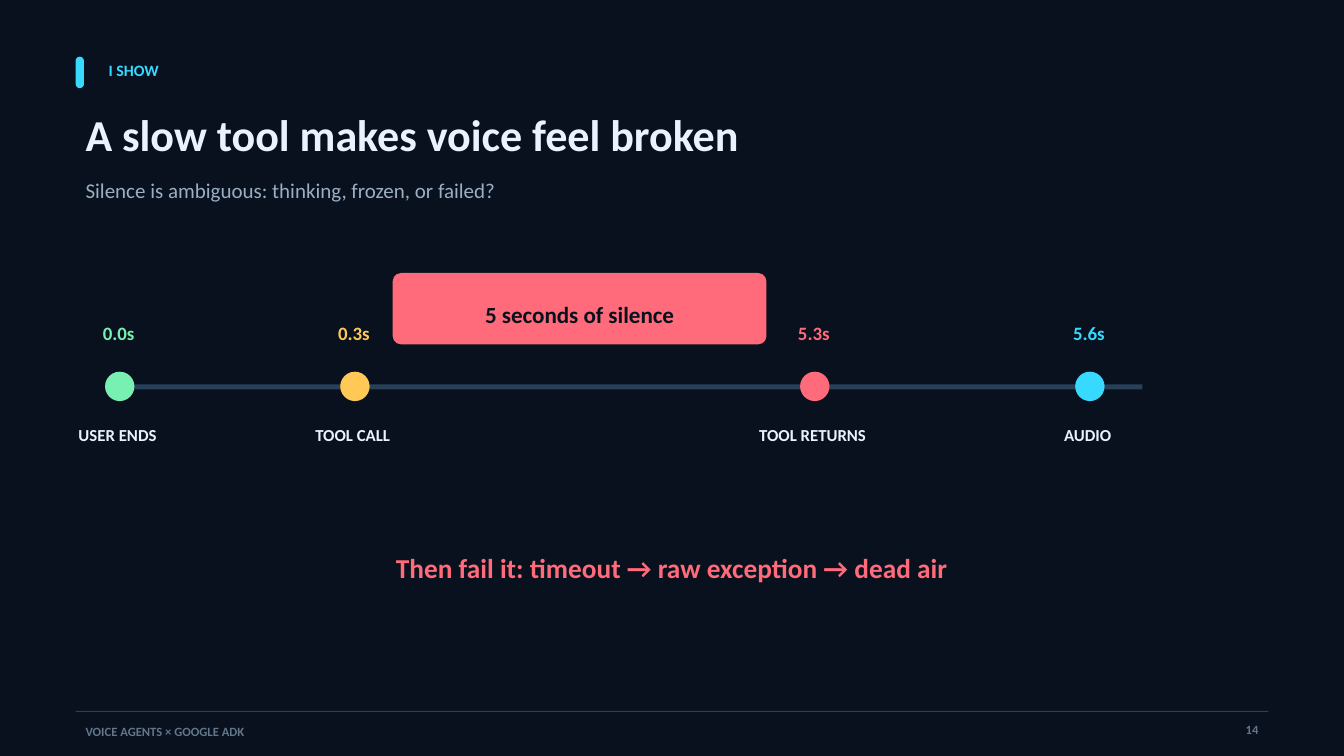
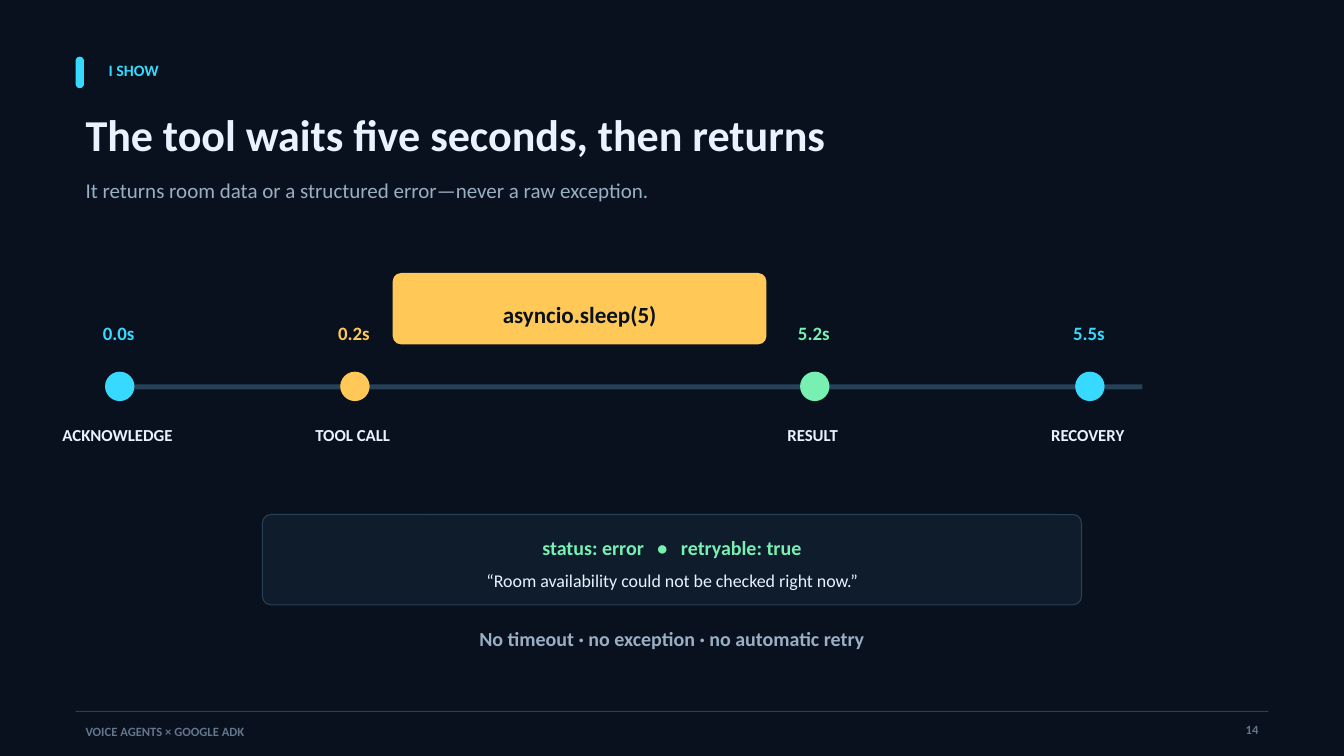
Before and after one commit to aswincsekar/adk-voice-workshop, a slide deck: slide 14 of slides/google-adk-voice-agents-workshop.pptx. Drawn at 1344x756 pixels with LibreOffice and Linux fonts; fonts in the diff are those of the drawing. Boxes give left, top, right and bottom in pixels: in the first picture for what was removed or moved away, otherwise in the second. Text is boxed around its words. In the diff, an @@ line names an element or a change of style, - is before the commit and + after.

Commit message:
Align slides with workshop implementation

```diff
--- a/slides/google-adk-voice-agents-workshop.pptx
+++ b/slides/google-adk-voice-agents-workshop.pptx
@@ text at (86, 120, 825, 157): text changed @@
-A slow tool makes voice feel broken
+The tool waits five seconds, then returns
@@ text at (86, 183, 648, 202): text changed @@
-Silence is ambiguous: thinking, frozen, or failed?
+It returns room data or a structured error—never a raw exception.
@@ rounded rectangle at (393, 273, 767, 345): fill #FF6B7A to #FFC857 @@
@@ text "0.0s" at (103, 327, 135, 340): text colour #78F0B2 to #38D9FF @@
@@ text at (338, 327, 370, 340): text changed @@
-0.3s
+0.2s
@@ text at (503, 306, 657, 327): text changed @@
-5 seconds of silence
+asyncio.sleep(5)
@@ text at (798, 327, 830, 340): text changed; text colour #FF6B7A to #78F0B2 @@
-5.3s
+5.2s
@@ text at (1073, 327, 1105, 340): text changed @@
-5.6s
+5.5s
@@ ellipse at (105, 372, 134, 401): fill #78F0B2 to #38D9FF @@
@@ ellipse at (801, 372, 830, 401): fill #FF6B7A to #78F0B2 @@
@@ text at (62, 430, 172, 441): text changed @@
-USER ENDS
+ACKNOWLEDGE
@@ text at (787, 430, 838, 441): text changed @@
-TOOL RETURNS
+RESULT
@@ text at (1051, 430, 1124, 441): text changed @@
-AUDIO
+RECOVERY
@@ rounded rectangle: place and size @@
-rounded rectangle at (396, 559, 947, 583)
+rounded rectangle at (262, 514, 1081, 605)
@@ rounded rectangle at (262, 514, 1081, 605): fill none to #0E1C2B; outline none to #274158 0.75 pt @@
@@ text in rounded rectangle at (396, 559, 947, 583): text removed @@
-Then fail it: timeout → raw exception → dead air
@@ text added at (542, 541, 802, 558), 14.2 pt, text #78F0B2, bold @@
+status: error • retryable: true
@@ text added at (486, 574, 858, 590), 12.8 pt, text #EAF2FF @@
+“Room availability could not be checked right now.”
@@ text added at (479, 632, 864, 649), 14.2 pt, text #9AAEC4, bold @@
+No timeout · no exception · no automatic retry
```
Also in this commit, not shown: 4 other slides changed.
